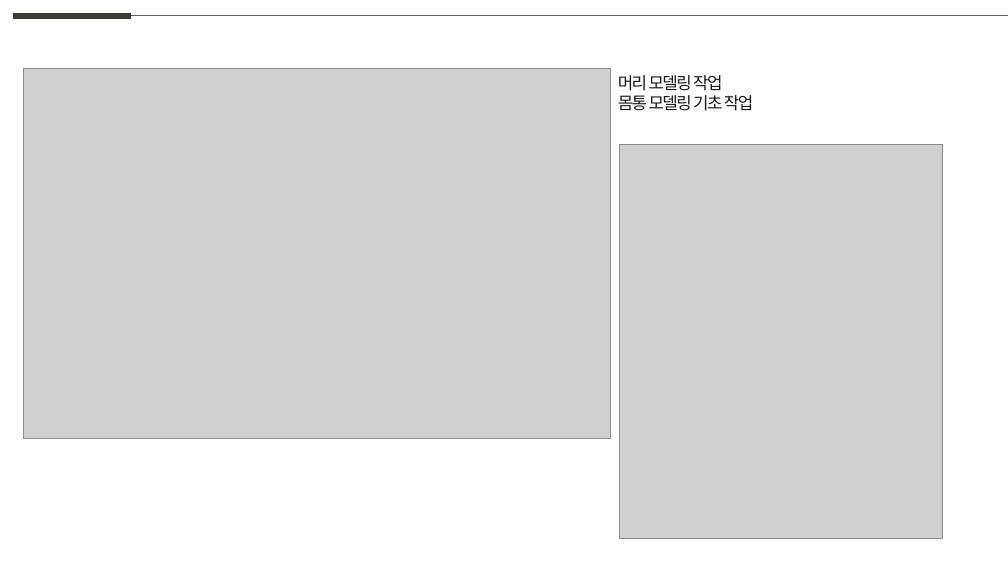
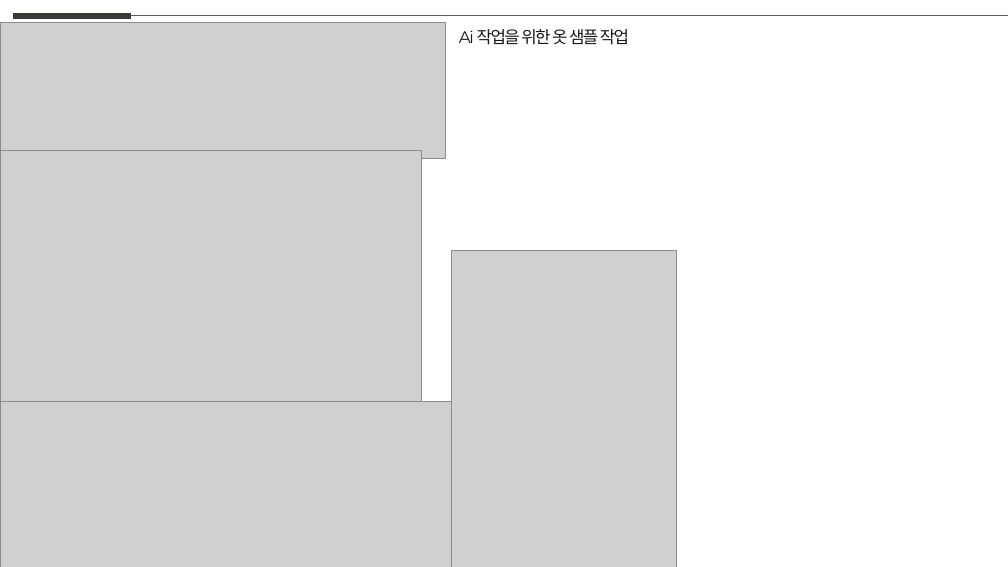
Before and after one commit to weaknessHero/Project_AvatarS, a slide deck: slide 16 of 발표자료/업데이트/LJJppt.pptx. Drawn at 1008x567 pixels with LibreOffice and Linux fonts; fonts in the diff are those of the drawing; grey boxes stand for pictures. Boxes give left, top, right and bottom in pixels: in the first picture for what was removed or moved away, otherwise in the second. Text is boxed around its words. In the diff, an @@ line names an element or a change of style, - is before the commit and + after.

```diff
--- a/발표자료/업데이트/LJJppt.pptx
+++ b/발표자료/업데이트/LJJppt.pptx
@@ picture added at (0,23,446,159) @@
@@ text at (459,29,629,45): text changed @@
-머리 모델링 작업
-몸통 모델링 기초 작업
+Ai 작업을 위한 옷 샘플 작업
@@ picture removed at (23,69,611,439) @@
@@ picture removed at (620,145,943,538) @@
@@ picture added at (0,150,421,402) @@
@@ picture added at (451,250,677,567) @@
@@ picture added at (0,402,451,567) @@
```
